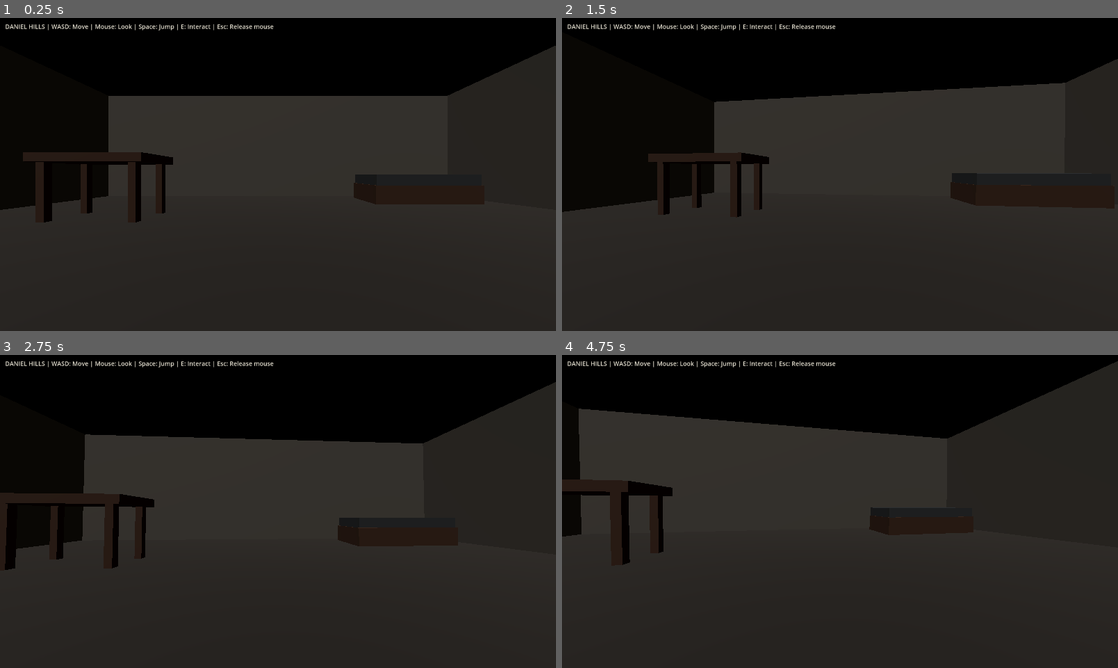
Above: before the commit, frames 1-4 (two rows, left to right).
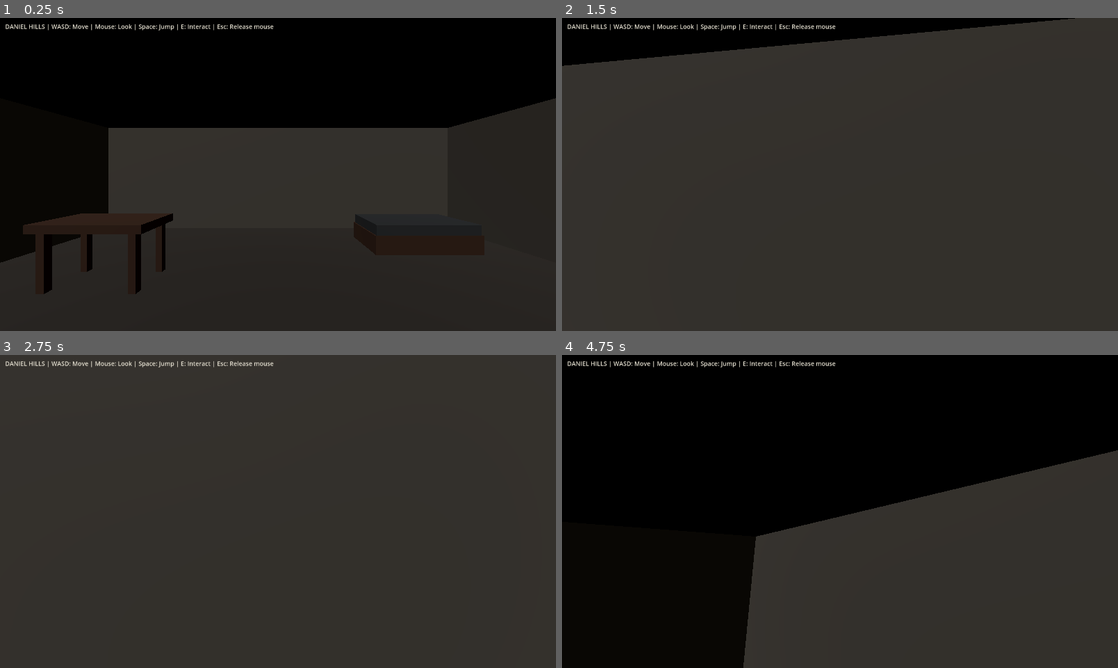
Above: after the commit, the same moments.

Repository: forgotenmywin/Daniel-Hills
Game: Godot game, scene res://scenes/main.tscn
The game is run twice, just before and just after one commit, with the same random seed, the same clock (stepped at 60 frames per second) and the same inputs.
Inputs (mouse positions are in pixels of both pictures, inside the frame that each line leads up to):
- Up to frame 1 (0.25 s): no input
- Up to frame 2 (1.5 s): tap Enter (ui_accept) at 0.5, 0.77, 0.8, 1.07, 1.35 s; move the mouse to (867, 174) at 0.52 s; hold Shift 0.53-1.28 s; hold W from 0.53 s (still down); move the mouse to (812, 174) at 1.27 s
- Up to frame 3 (2.75 s): keep holding W; tap Enter (ui_accept) at 1.52, 1.82, 2, 2.3 s; tap Shift at 1.55 s; move the mouse to (289, 505) at 2.02 s; hold Shift from 2.03 s (still down)
- Up to frame 4 (4.75 s): tap Enter (ui_accept) at 2.75, 3.02, 3.32, 3.5, 3.6, 3.77, 4.07, 4.25, 4.52 s; move the mouse to (834, 517) at 2.77 s; release Shift at 2.78 s; tap Shift at 2.85, 4.35 s; move the mouse to (878, 514) at 3.52 s; tap Escape at 4.15 s; move the mouse to (673, 464) at 4.27 s; release W at 4.28 s; hold A from 4.28 s (still down); click (673, 464) at 4.42 s

The runs differ from the first frame. In frame 1, 14% of the frame differs, in the area x 0-100%, y 8-89%; in frame 2, 28%; in frame 3, 31%; in frame 4, 43%, in the area x 0-100%, y 2-100%.

Commit message:
Update player.gd

Diff:
--- a/scripts/player.gd
+++ b/scripts/player.gd
@@ -1,45 +1,75 @@
 extends CharacterBody3D
 
-const WALK_SPEED := 4.0
+const WALK_SPEED := 3.5
+const SPRINT_SPEED := 5.2
 const JUMP_VELOCITY := 4.0
 const MOUSE_SENSITIVITY := 0.0022
+const GRAVITY := 9.8
 
-var gravity: float = 9.8
 var camera: Camera3D
-var prompt_label: Label
-var near_interactable := false
+var pitch := 0.0
 
 func _ready() -> void:
-    Input.mouse_mode = Input.MOUSE_MODE_CAPTURED
-    camera = Camera3D.new()
-    camera.position = Vector3(0, 0.62, 0)
-    camera.current = true
-    add_child(camera)
+	floor_snap_length = 0.25
+	floor_max_angle = deg_to_rad(50.0)
+	motion_mode = CharacterBody3D.MOTION_MODE_GROUNDED
+	up_direction = Vector3.UP
+
+	var capsule := CollisionShape3D.new()
+	capsule.name = "PlayerCollision"
+	var capsule_shape := CapsuleShape3D.new()
+	capsule_shape.radius = 0.28
+	capsule_shape.height = 1.7
+	capsule.shape = capsule_shape
+	capsule.position = Vector3(0, 0.85, 0)
+	add_child(capsule)
+
+	camera = Camera3D.new()
+	camera.name = "Camera3D"
+	camera.position = Vector3(0, 1.55, 0)
+	camera.current = true
+	add_child(camera)
+
+	Input.mouse_mode = Input.MOUSE_MODE_CAPTURED
 
 func _unhandled_input(event: InputEvent) -> void:
-    if event is InputEventMouseMotion and Input.mouse_mode == Input.MOUSE_MODE_CAPTURED:
-        rotate_y(-event.relative.x * MOUSE_SENSITIVITY)
-        camera.rotate_x(-event.relative.y * MOUSE_SENSITIVITY)
-        camera.rotation.x = clamp(camera.rotation.x, deg_to_rad(-85), deg_to_rad(85))
-    if event is InputEventKey and event.pressed and event.keycode == KEY_ESCAPE:
-        Input.mouse_mode = Input.MOUSE_MODE_VISIBLE
-    if event is InputEventMouseButton and event.pressed:
-        Input.mouse_mode = Input.MOUSE_MODE_CAPTURED
-    if event.is_action_pressed("interact") and near_interactable:
-        print("Interaction placeholder: add Daniel's actions here.")
+	if event is InputEventMouseMotion and Input.mouse_mode == Input.MOUSE_MODE_CAPTURED:
+		rotate_y(-event.relative.x * MOUSE_SENSITIVITY)
+		pitch = clamp(pitch - event.relative.y * MOUSE_SENSITIVITY,
+			deg_to_rad(-85.0), deg_to_rad(85.0))
+		camera.rotation.x = pitch
+
+	if event is InputEventKey and event.pressed and not event.echo:
+		if event.keycode == KEY_ESCAPE:
+			Input.mouse_mode = Input.MOUSE_MODE_VISIBLE
+		elif event.keycode == KEY_ENTER and Input.mouse_mode == Input.MOUSE_MODE_VISIBLE:
+			Input.mouse_mode = Input.MOUSE_MODE_CAPTURED
 
 func _physics_process(delta: float) -> void:
-    if not is_on_floor():
-        velocity.y -= gravity * delta
-    if Input.is_action_just_pressed("jump") and is_on_floor():
-        velocity.y = JUMP_VELOCITY
+	if not is_on_floor():
+		velocity.y -= GRAVITY * delta
+	elif Input.is_action_just_pressed("ui_accept"):
+		velocity.y = JUMP_VELOCITY
 
-    var input_dir := Input.get_vector("move_left", "move_right", "move_forward", "move_back")
-    var direction := (transform.basis * Vector3(input_dir.x, 0, input_dir.y)).normalized()
-    if direction:
-        velocity.x = direction.x * WALK_SPEED
-        velocity.z = direction.z * WALK_SPEED
-    else:
-        velocity.x = move_toward(velocity.x, 0.0, WALK_SPEED)
-        velocity.z = move_toward(velocity.z, 0.0, WALK_SPEED)
-    move_and_slide()
+	var input_2d := Vector2.ZERO
+	if Input.is_key_pressed(KEY_W) or Input.is_key_pressed(KEY_UP):
+		input_2d.y -= 1.0
+	if Input.is_key_pressed(KEY_S) or Input.is_key_pressed(KEY_DOWN):
+		input_2d.y += 1.0
+	if Input.is_key_pressed(KEY_A) or Input.is_key_pressed(KEY_LEFT):
+		input_2d.x -= 1.0
+	if Input.is_key_pressed(KEY_D) or Input.is_key_pressed(KEY_RIGHT):
+		input_2d.x += 1.0
+
+	input_2d = input_2d.normalized()
+	var speed := SPRINT_SPEED if Input.is_key_pressed(KEY_SHIFT) else WALK_SPEED
+	var direction := (transform.basis * Vector3(input_2d.x, 0, input_2d.y)).normalized()
+
+	if direction.length() > 0.0:
+		velocity.x = direction.x * speed
+		velocity.z = direction.z * speed
+	else:
+		velocity.x = move_toward(velocity.x, 0.0, WALK_SPEED * 8.0 * delta)
+		velocity.z = move_toward(velocity.z, 0.0, WALK_SPEED * 8.0 * delta)
+
+	move_and_slide()
